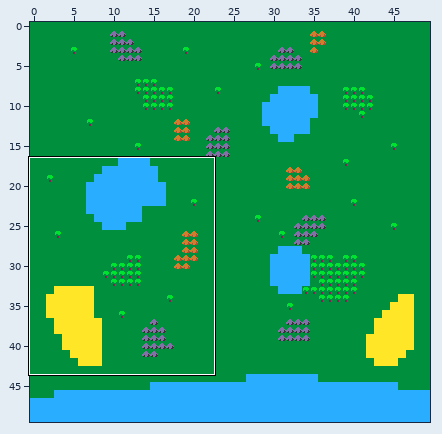
An edit to a level. Tiled map, map/Map Création (indépendant du projet)/maptest.tmx. Above, an overview of the earlier version with the close-up marked.
Close-up. As it was:
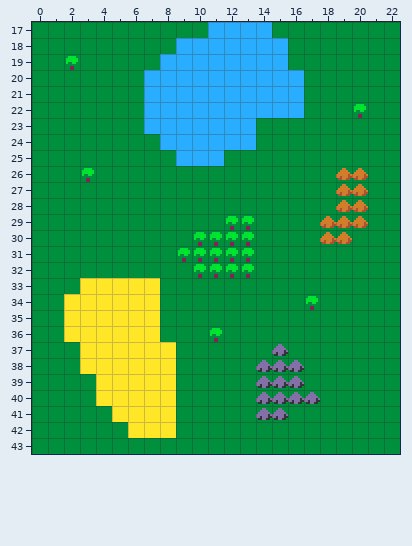
Cells are 8x8 px. Shown: x 0..22, y 17..43. The commit also changed other parts of the map, which this record leaves out.
New version:
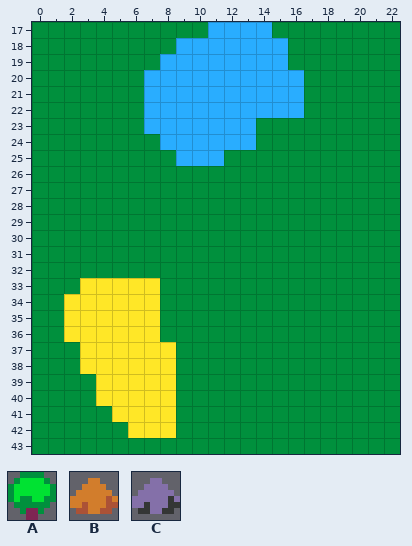
Key: from "tilesetP8": A 14, B 110, C 494.
_ is an empty cell.
Difference:
{"where": "layer \"Objets\" (now hidden)"}
{"y":19,"x":2,"old":"A","new":"_"}
{"y":22,"x":20,"old":"A","new":"_"}
{"y":26,"x":3,"old":"A","new":"_"}
{"y":26,"x":19,"old":"BB","new":"__"}
{"y":27,"x":19,"old":"BB","new":"__"}
{"y":28,"x":19,"old":"BB","new":"__"}
{"y":29,"x":12,"old":"AA","new":"__"}
{"y":29,"x":18,"old":"BBB","new":"___"}
{"y":30,"x":10,"old":"AAAA","new":"____"}
{"y":30,"x":18,"old":"BB","new":"__"}
{"y":31,"x":9,"old":"AAAAA","new":"_____"}
{"y":32,"x":10,"old":"AAAA","new":"____"}
{"y":34,"x":17,"old":"A","new":"_"}
{"y":36,"x":11,"old":"A","new":"_"}
{"y":37,"x":15,"old":"C","new":"_"}
{"y":38,"x":14,"old":"CCC","new":"___"}
{"y":39,"x":14,"old":"CCC","new":"___"}
{"y":40,"x":14,"old":"CCCC","new":"____"}
{"y":41,"x":14,"old":"CC","new":"__"}
{"label":"removed","picture_box":[66,56,78,70]}
{"label":"removed","picture_box":[354,104,366,118]}
{"label":"removed","picture_box":[82,168,94,182]}
{"label":"removed","picture_box":[320,168,368,244]}
{"label":"removed","picture_box":[178,216,254,278]}
{"label":"removed","picture_box":[306,296,318,310]}
{"label":"removed","picture_box":[210,328,222,342]}
{"label":"removed","picture_box":[256,344,320,420]}
